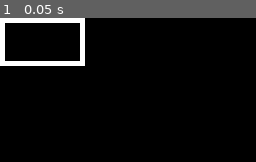
Above: before the commit, frame 1.
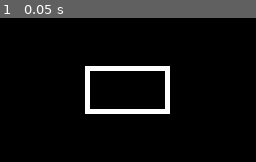
Above: after the commit, the same moment.

Repository: TheoXymore/WindowToAnotherWorld
Game: Godot game, scene res://Scenes/game.tscn
Two runs of this game, one before a commit and one after it. Both use one fixed random seed, a clock stepped at 60 frames per second and the inputs below. The engine's default icon, where the game draws it, is replaced by a stand-in: a white triangle on a blue panel in a dark square.
Inputs:
- Up to frame 1 (0.05 s): no input

The runs differ from the first frame. In frame 1, 6.7% of the frame differs, in the area x 0-67%, y 0-67%.

Commit message:
implemented rotation of the window + correction of the offset of the window

Diff:
--- a/Scenes/Game Elements/window.tscn
+++ b/Scenes/Game Elements/window.tscn
@@ -20,8 +20,13 @@
 script = ExtResource("1_weovs")
 
 [node name="Borders" type="Panel" parent="." unique_id=894683266]
-layout_mode = 0
-offset_right = 10.0
-offset_bottom = 10.0
+layout_mode = 1
+anchors_preset = 8
+anchor_left = 0.5
+anchor_top = 0.5
+anchor_right = 0.5
+anchor_bottom = 0.5
+grow_horizontal = 2
+grow_vertical = 2
 mouse_filter = 1
 theme = SubResource("Theme_iqrrg")
--- a/Scripts/game.gd
+++ b/Scripts/game.gd
@@ -10,6 +10,8 @@
 var mouse_offset
 var rotating_window:bool = false
 var initial_rotation
+var window_center
+var window_initial_rotation
 
 #For the shader
 var shader_group:CanvasGroup = CanvasGroup.new()
@@ -31,6 +33,7 @@
 	window = windowRes.instantiate()
 	window.gui_input.connect(on_window_input)
 	add_child(window)
+	window.global_position = get_viewport().get_visible_rect().size / 2
 
 	#For the shader
 	shader_material.shader = preload("res://Scripts/game_vizualiser.gdshader")
@@ -44,28 +47,37 @@
 
 	if window:
 		var mat = shader_group.material as ShaderMaterial
-		mat.set_shader_parameter("window_center",window.global_position + window.get_window_size()/2)
+		mat.set_shader_parameter("window_center",window.global_position)
 		mat.set_shader_parameter("window_size",window.get_window_size())
+		mat.set_shader_parameter("window_rotation", window.rotation)
 
-		#Allows us to interact with stuff behind the game (but it slows the game a lot and is not precise because of the borders of the window)
+		#Allows us to interact with stuff behind the game
+		#(but it slows the game a lot and is not precise because of the borders of the window)
+		#And it still needs to take the rotation into account
 		#DisplayServer.window_set_mouse_passthrough(make_window_array())
 
 		if moving_window:
 			window.position = get_global_mouse_position() - mouse_offset
 
+
+
 		if rotating_window:
-			pass
+			var current_mouse_pos = get_global_mouse_position()
+			var angleB = (current_mouse_pos - window_center).angle()
+			var delta_angle = angleB - initial_rotation
+			window.rotation = window_initial_rotation + delta_angle
 
 func on_window_input(event:InputEvent):
 	if event is InputEventMouseButton:
 		if event.pressed :
 			match event.button_index :
 				MouseButton.MOUSE_BUTTON_LEFT:
-					mouse_offset = event.position
+					mouse_offset = get_global_mouse_position() - window.position
 					moving_window = true
 				MouseButton.MOUSE_BUTTON_RIGHT:
-					var window_center = window.global_position + window.size/2
+					window_center = window.global_position + window.size/2
 					initial_rotation = (event.global_position - window_center).angle()
+					window_initial_rotation = window.rotation
 					rotating_window = true
 					pass
 		elif not event.pressed :
@@ -74,8 +86,8 @@
 
 func make_window_array()->PackedVector2Array:
 	var array = []
-	array.append(window.position + Vector2(-10,-40))
-	array.append(window.position + Vector2(window.get_window_size().x + 10,-40))
-	array.append(window.position + window.get_window_size() + Vector2(10,10))
-	array.append(window.position + Vector2(-10,window.get_window_size().y +10))
+	array.append(window.position - window.get_window_size() / 2)
+	array.append(window.position + Vector2(window.get_window_size().x/2,-window.get_window_size().y/2))
+	array.append(window.position + window.get_window_size()/2)
+	array.append(window.position + Vector2(-window.get_window_size().x/2,window.get_window_size().y))
 	return array
--- a/Scripts/game_vizualiser.gdshader
+++ b/Scripts/game_vizualiser.gdshader
@@ -2,6 +2,7 @@
 
 uniform vec2 window_center;
 uniform vec2 window_size;
+uniform float window_rotation;
 
 uniform sampler2D screen_texture: hint_screen_texture;
 
@@ -9,29 +10,25 @@
 	// Called for every vertex the material is visible on.
 }
 
-bool is_in_rect(vec2 pixel){
-	float left = window_center.x - window_size.x / 2.0;
-    float right = window_center.x + window_size.x / 2.0;
-    float top = window_center.y - window_size.y / 2.0;
-    float bottom = window_center.y + window_size.y / 2.0;
-
-	if (pixel.x < (window_center.x - window_size.x /2.0)) return false;
-	if (pixel.y < (window_center.y - window_size.y /2.0)) return false;
-	if (pixel.x > (window_center.x + window_size.x /2.0)) return false;
-	if (pixel.x > (window_center.x + window_size.x /2.0)) return false;
-	return true;
-}
-
 void fragment() {
 	vec2 pixel = FRAGCOORD.xy;
+	vec2 centered_pixel = pixel - window_center;
 
-	float left = window_center.x - window_size.x / 2.0;
-    float right = window_center.x + window_size.x / 2.0;
-    float top = window_center.y - window_size.y / 2.0;
-    float bottom = window_center.y + window_size.y / 2.0;
-	if (pixel.x > left && pixel.x < right && pixel.y > top && pixel.y < bottom) {
+	vec2 rotated_pixel;
+    rotated_pixel.x = centered_pixel.x * cos(window_rotation) + centered_pixel.y * sin(window_rotation);
+    rotated_pixel.y = -centered_pixel.x * sin(window_rotation) + centered_pixel.y * cos(window_rotation);
+    if (abs(rotated_pixel.x) < window_size.x / 2.0 && abs(rotated_pixel.y) < window_size.y / 2.0) {
         COLOR = texture(screen_texture, SCREEN_UV);
     } else {
-        COLOR = vec4(0.0);
+    	COLOR = vec4(0.0);
 	}
+	//float left = window_center.x - window_size.x / 2.0;
+    //float right = window_center.x + window_size.x / 2.0;
+    //float top = window_center.y - window_size.y / 2.0;
+    //float bottom = window_center.y + window_size.y / 2.0;
+	//if (pixel.x > left && pixel.x < right && pixel.y > top && pixel.y < bottom) {
+    //    COLOR = texture(screen_texture, SCREEN_UV);
+    //} else {
+    //    COLOR = vec4(0.0);
+	//}
 }
--- a/Scripts/window.gd
+++ b/Scripts/window.gd
@@ -4,7 +4,9 @@
 @onready var borders: Panel = $Borders
 
 func _ready() -> void:
-	borders.size = get_viewport().get_visible_rect().size / 3
+	var target_size = get_viewport().get_visible_rect().size / 3
+	borders.size = target_size
+	borders.position -= target_size/2
 
 func _process(delta: float) -> void:
 	pass
